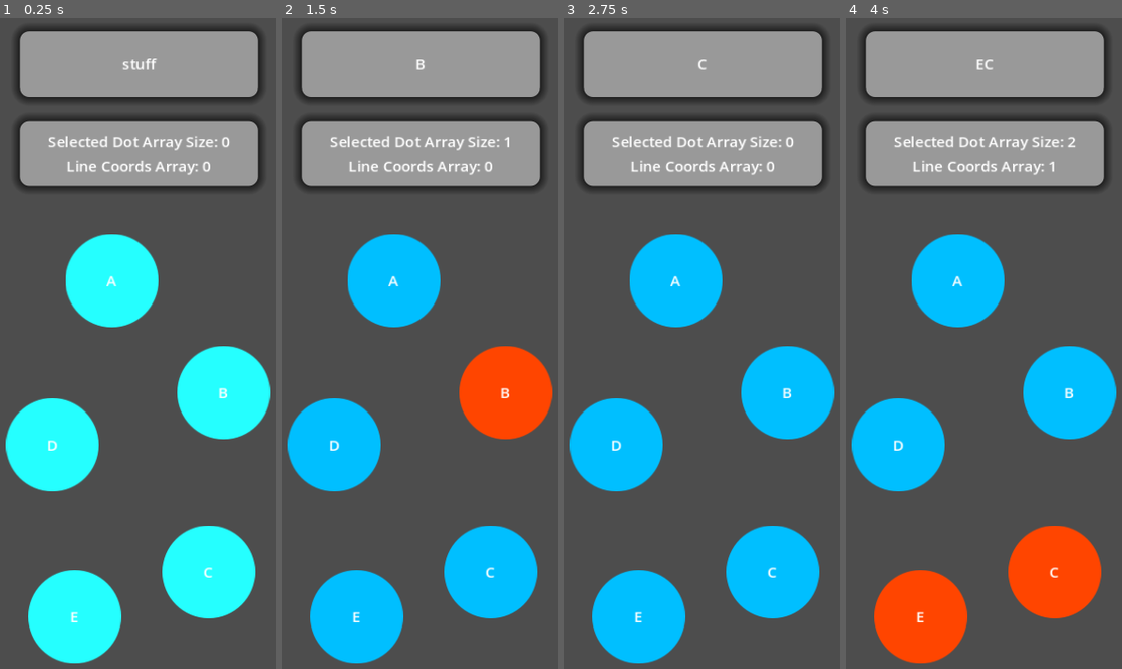
Above: before the commit, frames 1-4 (left to right).
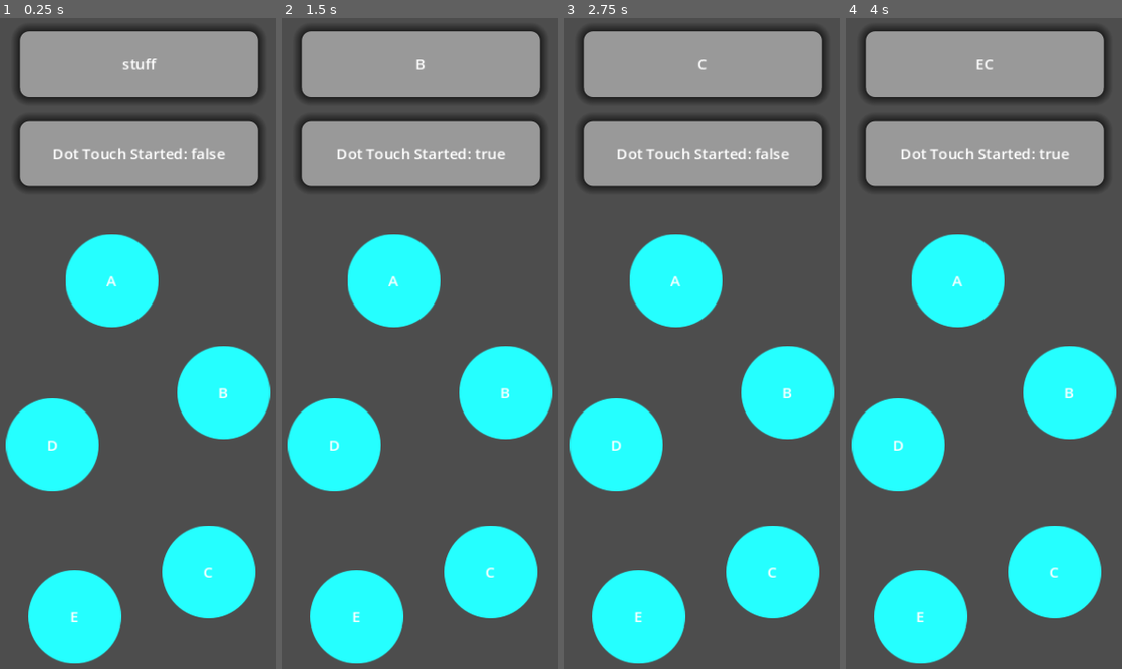
Above: after the commit, the same moments.

Repository: Kimedero/Neno-Play
Game: Godot game, scene res://TESTS/investigating_touch_2.tscn
Same seed, same stepped clock (60 frames per second), same inputs: the game is played once before the commit and once after it. Before the commit the project starts from res://TESTS/investigating_touch.tscn.
Inputs (mouse positions are in pixels of both pictures, inside the frame that each line leads up to):
- Up to frame 1 (0.25 s): no input
- Up to frame 2 (1.5 s): tap Enter at 0.5 s; drag from (392, 278) to (505, 389) at 0.52 s; drag from (505, 389) to (392, 278) at 1.27 s
- Up to frame 3 (2.75 s): move the mouse to (771, 571) at 2.02 s; click (771, 571) at 2.17 s
- Up to frame 4 (4 s): tap Space at 2.75 s; drag from (898, 447) to (1069, 389) at 2.77 s; drag from (920, 616) to (1053, 571) at 3.52 s

The runs differ from the first frame. In frame 1, 1.3% of the frame differs, in the area x 17-83%, y 18-25%; in frame 2, 20%; in frame 3, 20%; in frame 4, 20%, in the area x 2-98%, y 18-100%.

Commit message:
Tried again
Started afresh with the dot touch stuff

Diff:
--- /dev/null
+++ b/TESTS/Material Maker Test/material_maker_test_1.tscn
@@ -0,0 +1,13 @@
+[gd_scene load_steps=3 format=3 uid="uid://b818l7xysacnd"]
+
+[ext_resource type="Material" path="res://TESTS/Material Maker Test/wirute_test.tres" id="1_4q51q"]
+
+[sub_resource type="CylinderMesh" id="CylinderMesh_poon8"]
+top_radius = 1.0
+bottom_radius = 1.0
+
+[node name="Node3D" type="Node3D"]
+
+[node name="MeshInstance3D" type="MeshInstance3D" parent="."]
+mesh = SubResource("CylinderMesh_poon8")
+surface_material_override/0 = ExtResource("1_4q51q")
--- /dev/null
+++ b/TESTS/Material Maker Test/wirute_test.tres
@@ -0,0 +1,15 @@
+[gd_resource type="StandardMaterial3D" load_steps=5 format=2]
+[ext_resource path="wirute_test_albedo.png" type="Texture" id=1]
+[ext_resource path="wirute_test_orm.png" type="Texture" id=2]
+[resource]
+albedo_color = Color(0.929688, 0.441579, 0.010895, 1)
+albedo_texture = ExtResource( 1 )
+metallic = 1
+metallic_texture = ExtResource( 2 )
+metallic_texture_channel = 2
+roughness = 0.1
+roughness_texture = ExtResource( 2 )
+roughness_texture_channel = 1
+ao_enabled = true
+ao_texture = ExtResource( 2 )
+ao_texture_channel = 0
--- /dev/null
+++ b/TESTS/investigating_touch_2.gd
@@ -0,0 +1,63 @@
+extends Node2D
+
+@onready var dot_1: Area2D = $Dot1
+@onready var dot_2: Area2D = $Dot2
+@onready var dot_3: Area2D = $Dot3
+@onready var dot_4: Area2D = $Dot4
+@onready var dot_5: Area2D = $Dot5
+
+@onready var dots_array: Array = [dot_1, dot_2, dot_3, dot_4, dot_5]
+
+@onready var word_label: Label = $WordLabel
+@onready var info_label: Label = $InfoLabel
+
+var dot_touch_started: bool
+var dot_drag_started: bool
+signal dot_selected
+
+var selected_dots_array: Array
+
+func _ready() -> void:
+	for _dot: Area2D in dots_array:
+		_dot.input_event.connect(on_dot_input_event.bind(_dot))
+	dot_selected.connect(on_dot_selected)
+
+
+func _process(_delta: float) -> void:
+	info_label.text = "Dot Touch Started: %s" % [dot_touch_started]
+
+
+func _input(event: InputEvent) -> void:
+	var screen_touch = event as InputEventScreenTouch
+	if screen_touch:
+		if not screen_touch.pressed:
+			dot_touch_started = false
+			selected_dots_array.clear()
+		#word_label.text = "Screen Touch: %s" % [screen_touch.pressed]
+
+
+func on_dot_input_event(_viewport: Node, event: InputEvent, _shape_idx: int, dot: Area2D):
+	if event is InputEventScreenTouch:
+		print("Dot: %s - Event: %s" % [dot.name, event])
+		if event.pressed:
+			dot_touch_started = true
+			emit_signal("dot_selected", dot)
+		elif not event.pressed:
+			dot_touch_started = false
+
+	if event is InputEventScreenDrag:
+		emit_signal("dot_selected", dot)
+		#print("Screen not touched, anymore! We dragging")
+
+
+func on_dot_selected(dot: Area2D):
+	if not dot in selected_dots_array:
+		selected_dots_array.append(dot)
+		print("%s selected!" % [dot.name])
+		display_selected_word()
+
+
+func display_selected_word():
+	word_label.text = ""
+	for _dot in selected_dots_array:
+		word_label.text += _dot.get_node("Label").text
--- /dev/null
+++ b/TESTS/investigating_touch_2.tscn
@@ -0,0 +1,183 @@
+[gd_scene load_steps=5 format=3 uid="uid://bho32muv5xsiy"]
+
+[ext_resource type="Script" uid="uid://djqt3w7roai7o" path="res://TESTS/investigating_touch_2.gd" id="1_1jt78"]
+[ext_resource type="Texture2D" uid="uid://bv1ltpt3qalow" path="res://Images/dot.svg" id="2_2wlbj"]
+
+[sub_resource type="StyleBoxFlat" id="StyleBoxFlat_vswfn"]
+corner_radius_top_left = 10
+corner_radius_top_right = 10
+corner_radius_bottom_right = 10
+corner_radius_bottom_left = 10
+shadow_size = 10
+
+[sub_resource type="CircleShape2D" id="CircleShape2D_4esmr"]
+radius = 50.0
+
+[node name="InvestigatingTouch" type="Node2D"]
+script = ExtResource("1_1jt78")
+
+[node name="WordLabel" type="Label" parent="."]
+offset_left = 53.0
+offset_top = 53.0
+offset_right = 309.0
+offset_bottom = 123.0
+grow_horizontal = 2
+grow_vertical = 2
+theme_override_styles/normal = SubResource("StyleBoxFlat_vswfn")
+text = "stuff"
+horizontal_alignment = 1
+vertical_alignment = 1
+
+[node name="InfoLabel" type="Label" parent="."]
+offset_left = 53.0
+offset_top = 149.0
+offset_right = 309.0
+offset_bottom = 219.0
+theme_override_styles/normal = SubResource("StyleBoxFlat_vswfn")
+text = "stuff"
+horizontal_alignment = 1
+vertical_alignment = 1
+
+[node name="DotLine2D" type="Line2D" parent="."]
+width = 40.0
+default_color = Color(0.933333, 0.396078, 0.0627451, 1)
+
+[node name="Dot1" type="Area2D" parent="."]
+position = Vector2(152, 320)
+metadata/_edit_group_ = true
+
+[node name="CollisionShape2D" type="CollisionShape2D" parent="Dot1"]
+shape = SubResource("CircleShape2D_4esmr")
+
+[node name="Sprite2D" type="Sprite2D" parent="Dot1"]
+modulate = Color(0.145098, 1, 1, 1)
+texture = ExtResource("2_2wlbj")
+
+[node name="Label" type="Label" parent="Dot1"]
+custom_minimum_size = Vector2(100, 100)
+anchors_preset = 8
+anchor_left = 0.5
+anchor_top = 0.5
+anchor_right = 0.5
+anchor_bottom = 0.5
+offset_left = -50.0
+offset_top = -50.0
+offset_right = 50.0
+offset_bottom = 50.0
+grow_horizontal = 2
+grow_vertical = 2
+text = "A"
+horizontal_alignment = 1
+vertical_alignment = 1
+
+[node name="Dot2" type="Area2D" parent="."]
+position = Vector2(272, 440)
+metadata/_edit_group_ = true
+
+[node name="CollisionShape2D" type="CollisionShape2D" parent="Dot2"]
+shape = SubResource("CircleShape2D_4esmr")
+
+[node name="Sprite2D" type="Sprite2D" parent="Dot2"]
+modulate = Color(0.145098, 1, 1, 1)
+texture = ExtResource("2_2wlbj")
+
+[node name="Label" type="Label" parent="Dot2"]
+custom_minimum_size = Vector2(100, 100)
+anchors_preset = 8
+anchor_left = 0.5
+anchor_top = 0.5
+anchor_right = 0.5
+anchor_bottom = 0.5
+offset_left = -50.0
+offset_top = -50.0
+offset_right = 50.0
+offset_bottom = 50.0
+grow_horizontal = 2
+grow_vertical = 2
+text = "B"
+horizontal_alignment = 1
+vertical_alignment = 1
+
+[node name="Dot3" type="Area2D" parent="."]
+position = Vector2(256, 632)
+metadata/_edit_group_ = true
+
+[node name="CollisionShape2D" type="CollisionShape2D" parent="Dot3"]
+shape = SubResource("CircleShape2D_4esmr")
+
+[node name="Sprite2D" type="Sprite2D" parent="Dot3"]
+modulate = Color(0.145098, 1, 1, 1)
+texture = ExtResource("2_2wlbj")
+
+[node name="Label" type="Label" parent="Dot3"]
+custom_minimum_size = Vector2(100, 100)
+anchors_preset = 8
+anchor_left = 0.5
+anchor_top = 0.5
+anchor_right = 0.5
+anchor_bottom = 0.5
+offset_left = -50.0
+offset_top = -50.0
+offset_right = 50.0
+offset_bottom = 50.0
+grow_horizontal = 2
+grow_vertical = 2
+text = "C"
+horizontal_alignment = 1
+vertical_alignment = 1
+
+[node name="Dot4" type="Area2D" parent="."]
+position = Vector2(88, 496)
+metadata/_edit_group_ = true
+
+[node name="CollisionShape2D" type="CollisionShape2D" parent="Dot4"]
+shape = SubResource("CircleShape2D_4esmr")
+
+[node name="Sprite2D" type="Sprite2D" parent="Dot4"]
+modulate = Color(0.145098, 1, 1, 1)
+texture = ExtResource("2_2wlbj")
+
+[node name="Label" type="Label" parent="Dot4"]
+custom_minimum_size = Vector2(100, 100)
+anchors_preset = 8
+anchor_left = 0.5
+anchor_top = 0.5
+anchor_right = 0.5
+anchor_bottom = 0.5
+offset_left = -50.0
+offset_top = -50.0
+offset_right = 50.0
+offset_bottom = 50.0
+grow_horizontal = 2
+grow_vertical = 2
+text = "D"
+horizontal_alignment = 1
+vertical_alignment = 1
+
+[node name="Dot5" type="Area2D" parent="."]
+position = Vector2(112, 680)
+metadata/_edit_group_ = true
+
+[node name="CollisionShape2D" type="CollisionShape2D" parent="Dot5"]
+shape = SubResource("CircleShape2D_4esmr")
+
+[node name="Sprite2D" type="Sprite2D" parent="Dot5"]
+modulate = Color(0.145098, 1, 1, 1)
+texture = ExtResource("2_2wlbj")
+
+[node name="Label" type="Label" parent="Dot5"]
+custom_minimum_size = Vector2(100, 100)
+anchors_preset = 8
+anchor_left = 0.5
+anchor_top = 0.5
+anchor_right = 0.5
+anchor_bottom = 0.5
+offset_left = -50.0
+offset_top = -50.0
+offset_right = 50.0
+offset_bottom = 50.0
+grow_horizontal = 2
+grow_vertical = 2
+text = "E"
+horizontal_alignment = 1
+vertical_alignment = 1
--- a/project.godot
+++ b/project.godot
@@ -11,7 +11,7 @@
 [application]
 
 config/name="Neno Play"
-run/main_scene="uid://ds6iw4u3b2rfw"
+run/main_scene="uid://bho32muv5xsiy"
 config/features=PackedStringArray("4.4", "Forward Plus")
 config/icon="res://icon.svg"
 
Not shown, added: TESTS/Material Maker Test/.gdignore
Binary file added: TESTS/Material Maker Test/wirute_test_albedo.png
Not shown, added: TESTS/Material Maker Test/wirute_test_albedo.png.import
Binary file added: TESTS/Material Maker Test/wirute_test_orm.png
Not shown, added: TESTS/Material Maker Test/wirute_test_orm.png.import
Not shown, added: TESTS/investigating_touch_2.gd.uid
